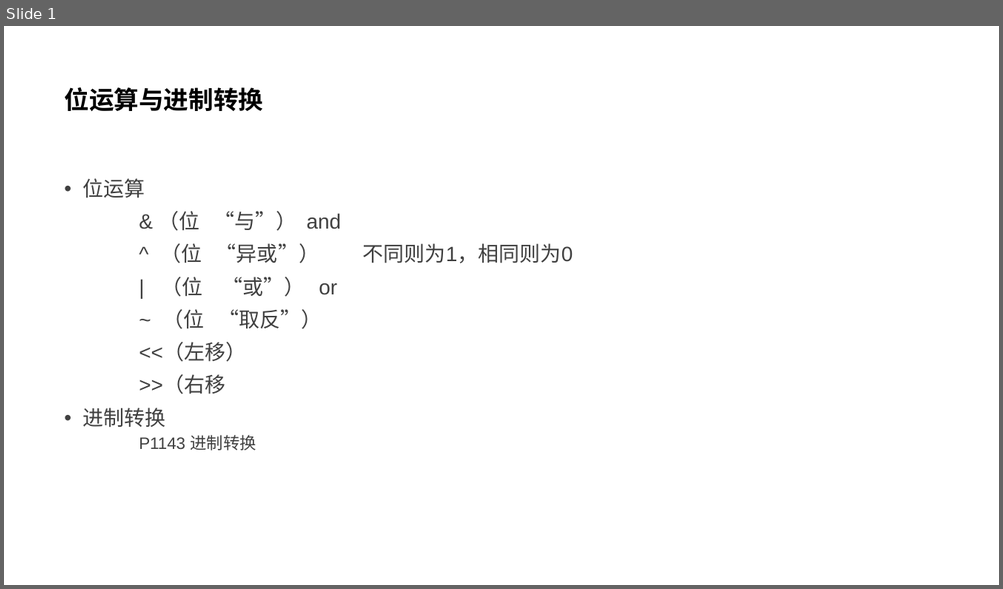
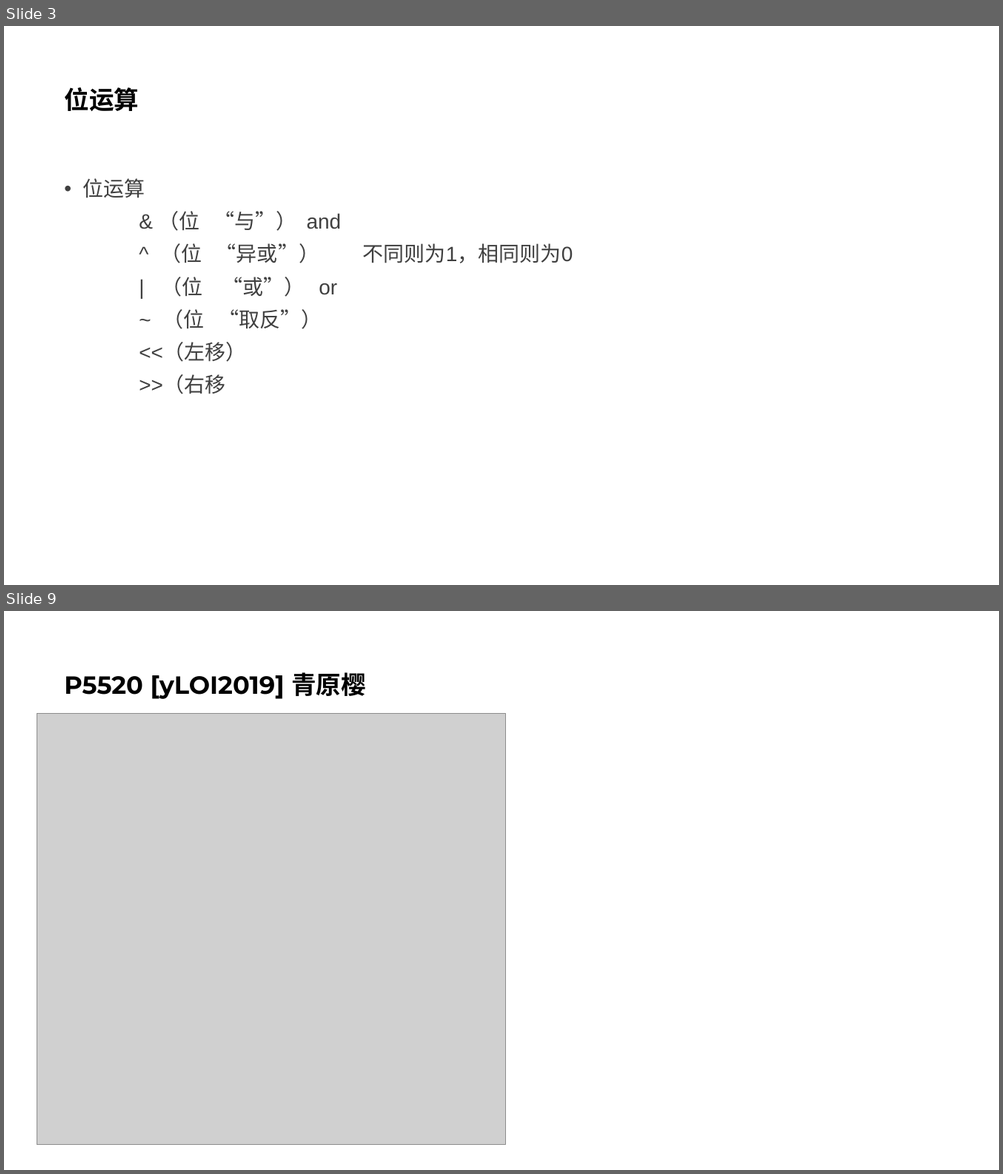
Before and after one commit to Adnios/Class, a slide deck: C++资料包/math/位运算与进制转换.pptx. Shown one above the other, each under a label of ours: slide 1 before the commit, slides 3 and 9 after it; the slides between them are not shown. The pictures are 1003x589 and 1003x1174 pixels, drawn with LibreOffice and Linux fonts; fonts in the diff are those of the drawing; grey boxes stand for pictures. Boxes give left, top, right and bottom in pixels: in the first picture for what was removed or moved away, otherwise in the second. Text is boxed around its words. In the diff, an @@ line names an element or a change of style, - is before the commit and + after.

```diff
--- a/C++资料包/math/位运算与进制转换.pptx
+++ b/C++资料包/math/位运算与进制转换.pptx
@@ slide 9 added at bbox=[4, 611, 999, 1170], background #FFFFFF @@
@@ title added at bbox=[64, 672, 366, 699], 24 pt, text #000000, bold @@
+P5520 [yLOI2019] 青原樱
@@ picture added at bbox=[37, 713, 506, 1145] @@
@@ what was slide 1 is now slide 3 @@
@@ slide 3 changed as well @@
@@ title at bbox=[64, 87, 139, 111]: text changed @@
-位运算与进制转换
+位运算
@@ text at bbox=[83, 408, 256, 451]: paragraphs removed @@
-• 进制转换
-    P1143 进制转换
```
Also in this commit, not shown: 7 other slides added, 1 slide removed, 3 other files.
